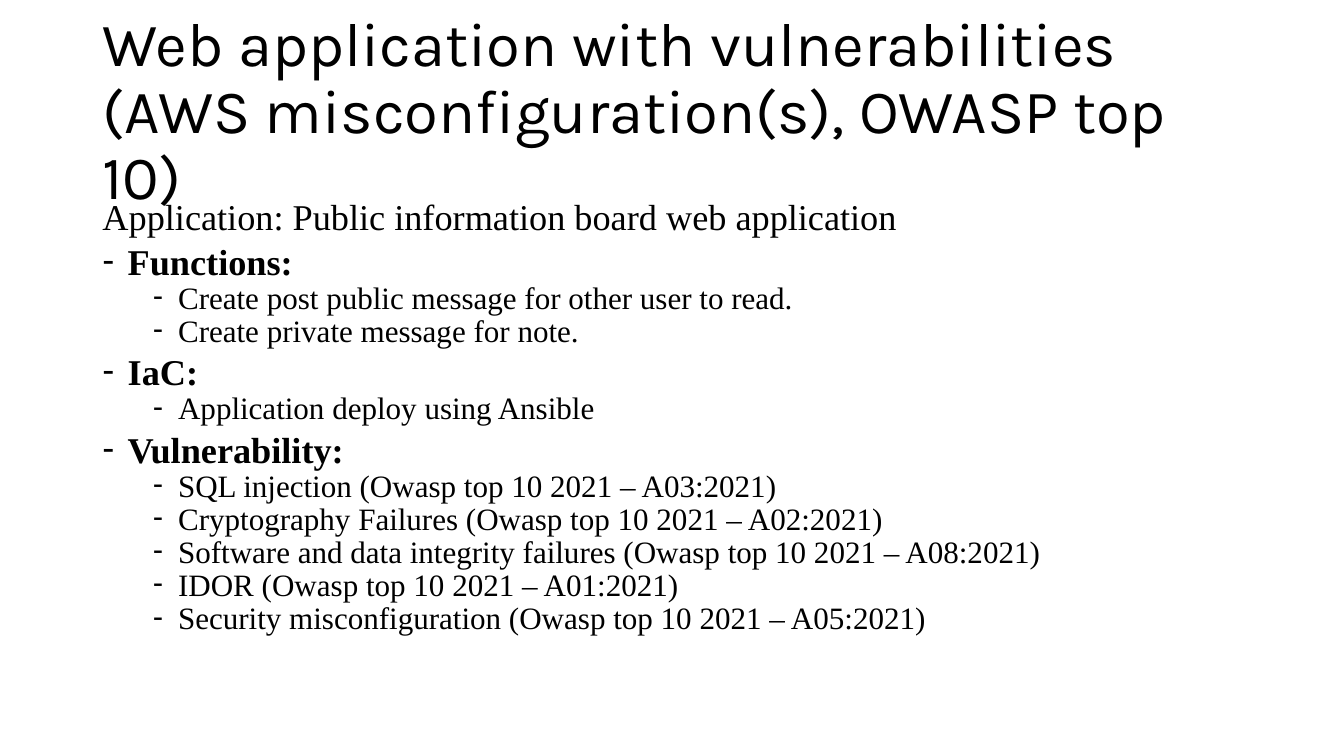
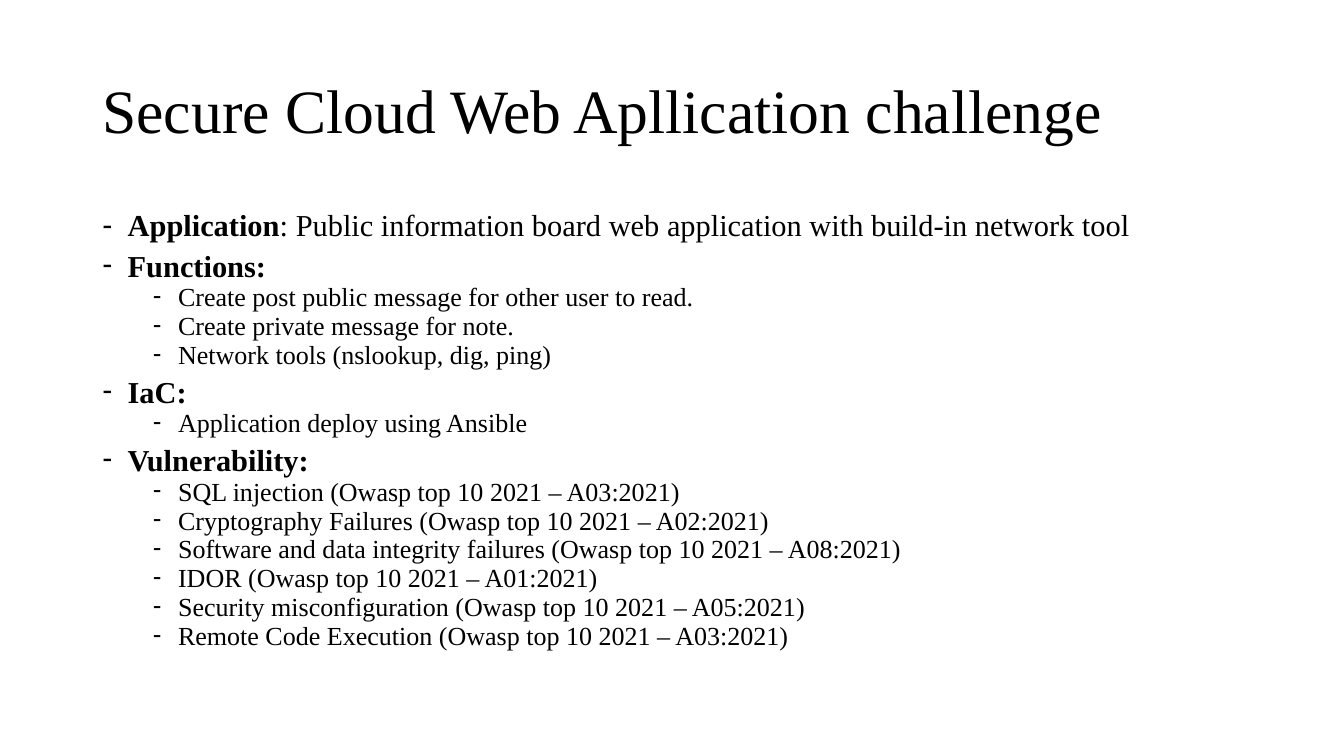
Before and after one commit to LeQA/VPBank-Hackathon, a slide deck: slide 3 of Cloud security challenge.pptm. Drawn at 1344x756 pixels with LibreOffice and Linux fonts; fonts in the diff are those of the drawing. Boxes give left, top, right and bottom in pixels: in the first picture for what was removed or moved away, otherwise in the second. Text is boxed around its words. In the diff, an @@ line names an element or a change of style, - is before the commit and + after.

```diff
--- a/Cloud security challenge.pptm
+++ b/Cloud security challenge.pptm
@@ title at (x1=102, y1=90, x2=1102, y2=144): text changed; font Karla to Times New Roman @@
-Web application with vulnerabilities (AWS misconfiguration(s), OWASP top 10)
+Secure Cloud Web Apllication challenge
@@ text at (x1=128, y1=214, x2=1129, y2=243): text changed; size 25.9 to 21.7 pt @@
-Application: Public information board web application
+– Application: Public information board web application with build-in network tool
@@ text at (x1=128, y1=256, x2=901, y2=622): size 25.9 to 21.7 pt in "Functions:", "IaC:", "Vulnerability:"; size 22.2 to 18.6 pt in "Create post public message for other user ...", "Create private message for note.", "Application deploy using Ansible", "SQL injection (Owasp top 10 2021 – ..." and 4 more places @@
@@ text at (x1=178, y1=346, x2=551, y2=370): paragraph added @@
+  – Network tools (nslookup, dig, ping)
@@ text at (x1=178, y1=627, x2=788, y2=651): paragraph added @@
+  – Remote Code Execution (Owasp top 10 2021 – A03:2021)
```
Also in this commit, not shown: 13 other slides changed, 4 slides added, 1 slide removed, 1 other file.
